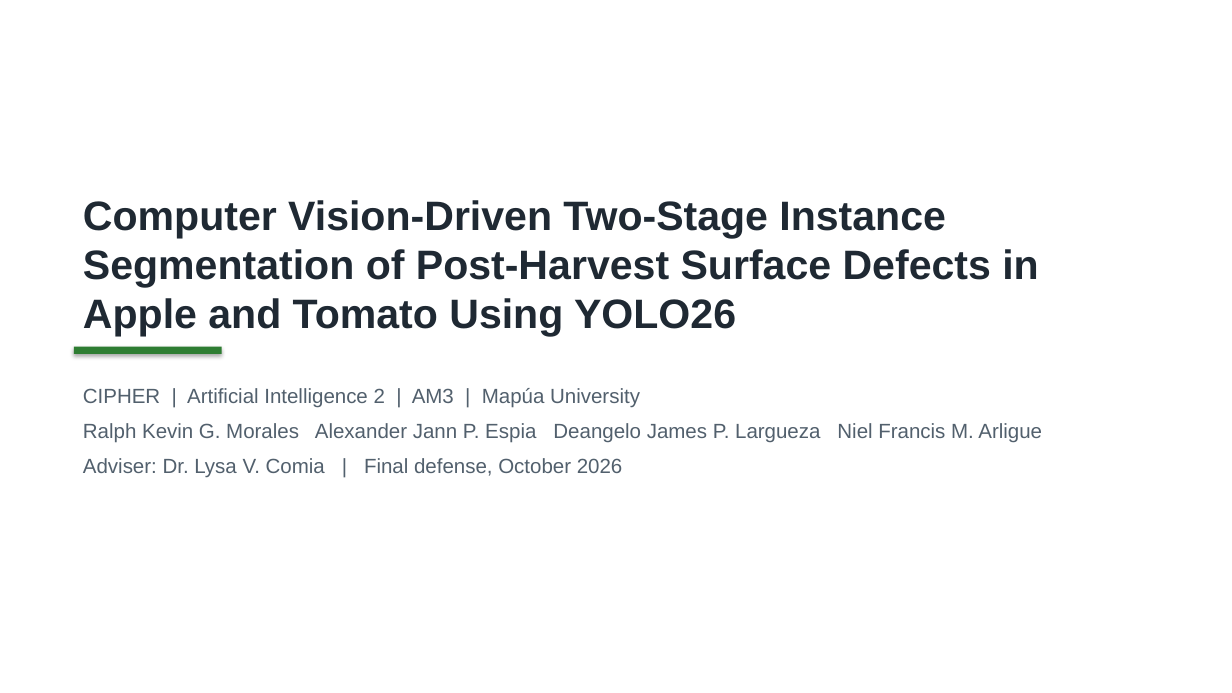
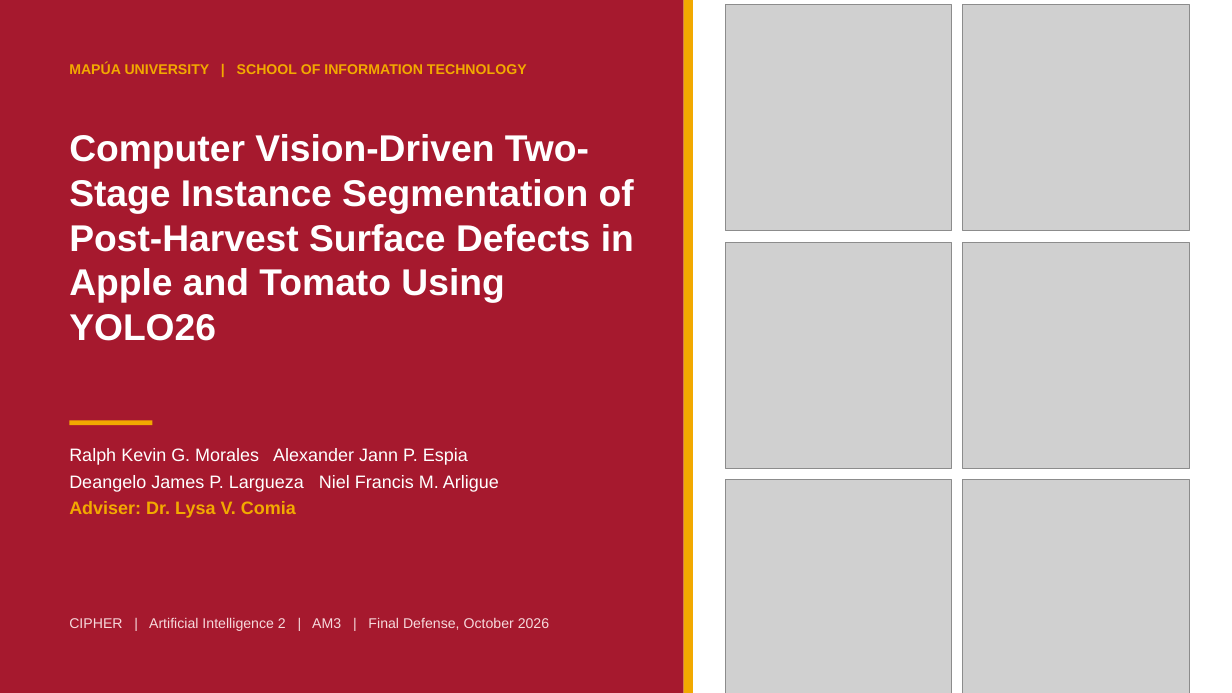
Before and after one commit to RalphKGM/ai2-computer-vision, a slide deck: slide 1 of 5_PPT_Presentation/CIPHER_AI2_Final_Defense.pptx. Drawn at 1232x693 pixels with LibreOffice and Linux fonts; fonts in the diff are those of the drawing; grey boxes stand for pictures. Boxes give left, top, right and bottom in pixels: in the first picture for what was removed or moved away, otherwise in the second. Text is boxed around its words. In the diff, an @@ line names an element or a change of style, - is before the commit and + after.

```diff
--- a/5_PPT_Presentation/CIPHER_AI2_Final_Defense.pptx
+++ b/5_PPT_Presentation/CIPHER_AI2_Final_Defense.pptx
@@ rectangle added at (0, 0, 684, 693), fill #A6192E @@
@@ rectangle added at (684, 0, 693, 693), fill #F2A900 @@
@@ picture added at (726, 5, 952, 231) @@
@@ picture added at (963, 5, 1189, 231) @@
@@ text added at (69, 62, 527, 74), 11 pt, text #F2A900, bold @@
+MAPÚA UNIVERSITY | SCHOOL OF INFORMATION TECHNOLOGY
@@ text "Computer Vision-Driven Two-Stage Instance Segmentation ...": place and size @@
-text "Computer Vision-Driven Two-Stage Instance Segmentation ..." at (83, 200, 1038, 337)
+text "Computer Vision-Driven Two-Stage Instance Segmentation ..." at (69, 134, 634, 341)
@@ text "Computer Vision-Driven Two-Stage Instance Segmentation ..." at (69, 134, 634, 341): size 32 to 29 pt, text colour #1F2933 to #FFFFFF; less space between paragraphs @@
@@ picture added at (726, 242, 952, 469) @@
@@ picture added at (963, 242, 1189, 469) @@
@@ rectangle removed at (74, 347, 222, 354) @@
@@ text at (69, 448, 499, 518): text changed; size 16 to 14 pt; text colour #52606D to #FFFFFF @@
-CIPHER | Artificial Intelligence 2 | AM3 | Mapúa University
-Ralph Kevin G. Morales Alexander Jann P. Espia Deangelo James P. Largueza Niel Francis M. Arligue
-Adviser: Dr. Lysa V. Comia | Final defense, October 2026
+Ralph Kevin G. Morales Alexander Jann P. Espia
+Deangelo James P. Largueza Niel Francis M. Arligue
+Adviser: Dr. Lysa V. Comia
@@ rectangle added at (69, 421, 152, 425), fill #F2A900 @@
@@ picture added at (726, 480, 952, 693) @@
@@ picture added at (963, 480, 1189, 693) @@
@@ text added at (69, 617, 549, 631), 11 pt, text #F6D9DC @@
+CIPHER | Artificial Intelligence 2 | AM3 | Final Defense, October 2026
```
Also in this commit, not shown: 12 other slides changed, 31 slides added, 19 slides removed, 1 other file.
